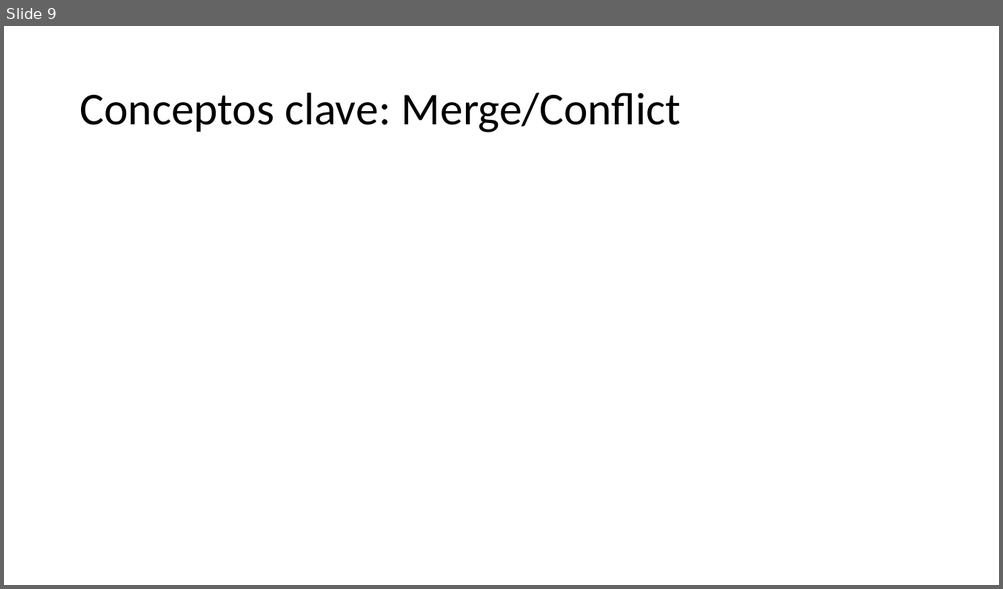
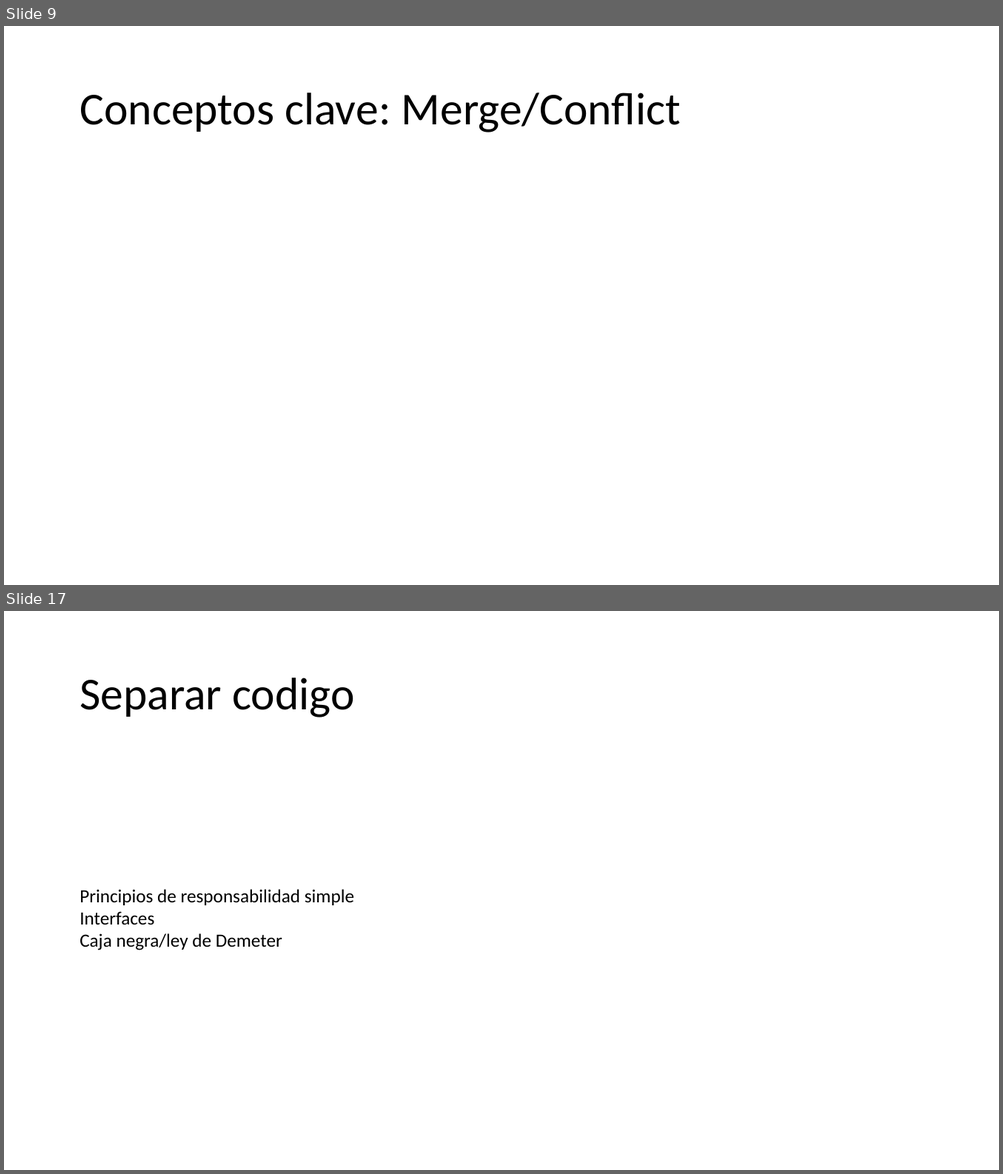
Before and after one commit to Shisah/GitGud2, a slide deck: Presentation/Git Gud 2.pptx. Shown one above the other, each under a label of ours: slide 9 before the commit, slides 9 and 17 after it; the slides between them are not shown. The pictures are 1003x589 and 1003x1174 pixels, drawn with LibreOffice and Linux fonts; fonts in the diff are those of the drawing. Boxes give left, top, right and bottom in pixels: in the first picture for what was removed or moved away, otherwise in the second. Text is boxed around its words. In the diff, an @@ line names an element or a change of style, - is before the commit and + after.

```diff
--- a/Presentation/Git Gud 2.pptx
+++ b/Presentation/Git Gud 2.pptx
@@ slide 17 added at [4, 611, 999, 1170], background #FFFFFF @@
@@ title added at [79, 678, 354, 718], 44 pt, text #000000 @@
+Separar codigo
@@ text added at [79, 889, 354, 951], 18 pt, text #000000 @@
+Principios de responsabilidad simple
+Interfaces
+Caja negra/ley de Demeter
```
Also in this commit, not shown: 1 slide changed, 8 other slides added.
